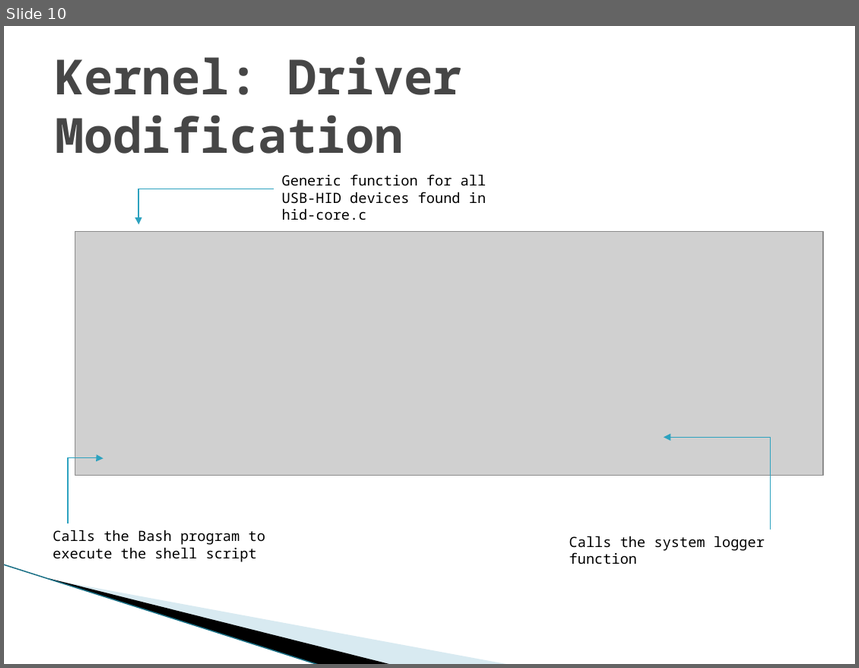
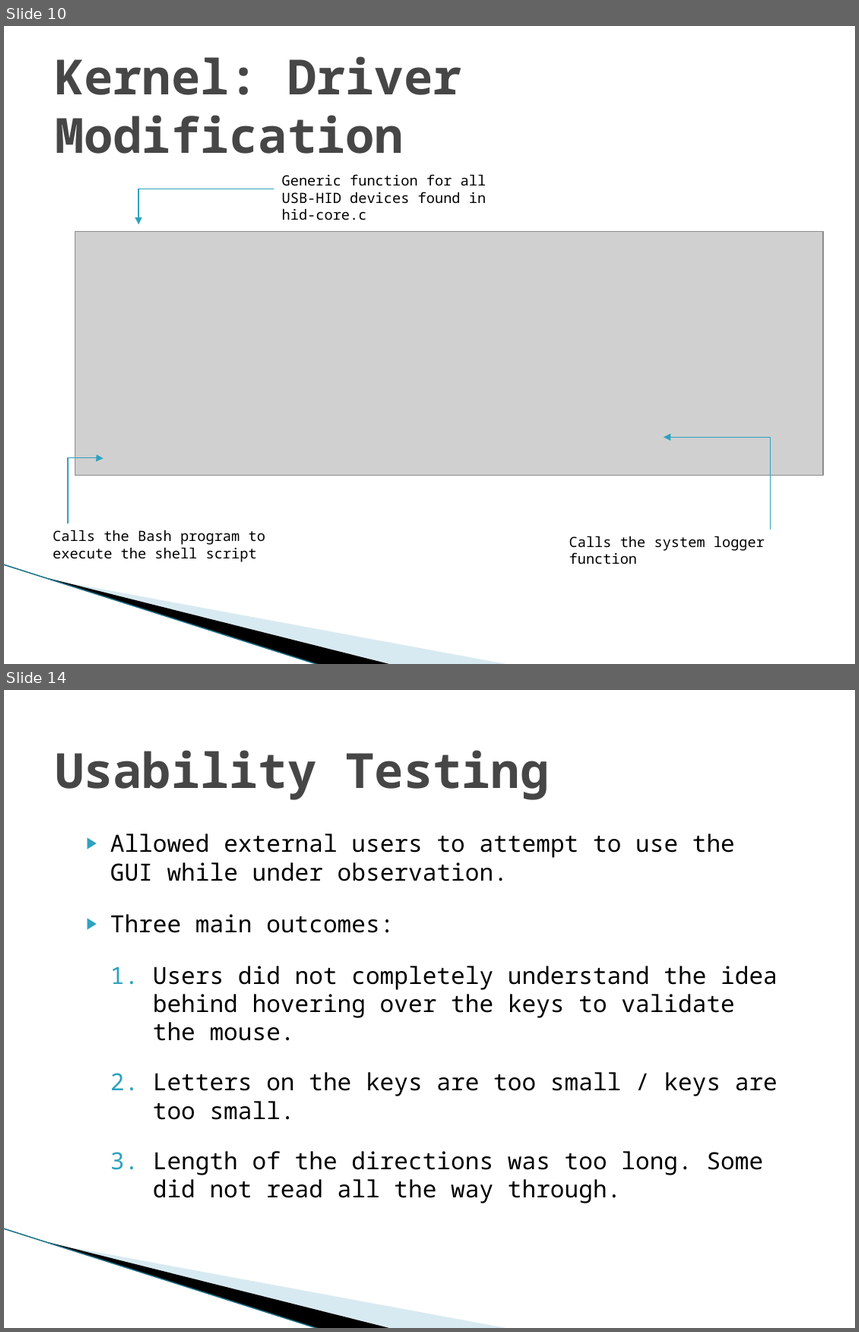
Before and after one commit to vfasburg/cse_825, a slide deck: Project/Final_Project_Presentation_Fasburg_Reiff_Thomas.pptx. Shown one above the other, each under a label of ours: slide 10 before the commit, slides 10 and 14 after it; the slides between them are not shown. The pictures are 859x668 and 859x1332 pixels, drawn with LibreOffice and Linux fonts; fonts in the diff are those of the drawing; grey boxes stand for pictures; background and template pictures are left out. Boxes give left, top, right and bottom in pixels: in the first picture for what was removed or moved away, otherwise in the second. Text is boxed around its words. In the diff, an @@ line names an element or a change of style, - is before the commit and + after.

```diff
--- a/Project/Final_Project_Presentation_Fasburg_Reiff_Thomas.pptx
+++ b/Project/Final_Project_Presentation_Fasburg_Reiff_Thomas.pptx
@@ slide 14 added at <box>4,690,855,1328</box>, background #FFFFFF; not listed: 3 template elements that a slide beside it also shows @@
@@ title added at <box>55,750,550,800</box>, 41 pt, text #464646, bold @@
+Usability Testing
@@ text added at <box>110,834,778,1204</box>, 20 pt, text #000000 @@
+▶ Allowed external users to attempt to use the GUI while under observation.
+▶ Three main outcomes:
+  1. Users did not completely understand the idea behind hovering over the keys to validate the mouse.
+  2. Letters on the keys are too small / keys are too small.
+  3. Length of the directions was too long. Some did not read all the way through.
```
Also in this commit, not shown: 12 slides changed, 2 other slides added, 2 slides removed.
